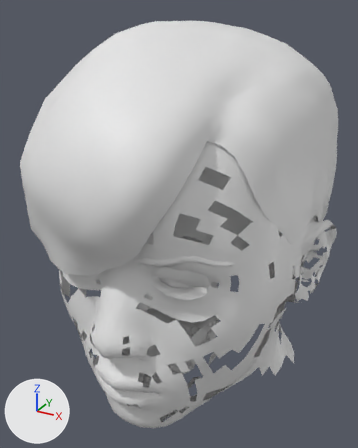
Before and after pictures for a commit that changed the glTF model data/sources/visage/Resources/Faces/kenji.glb.
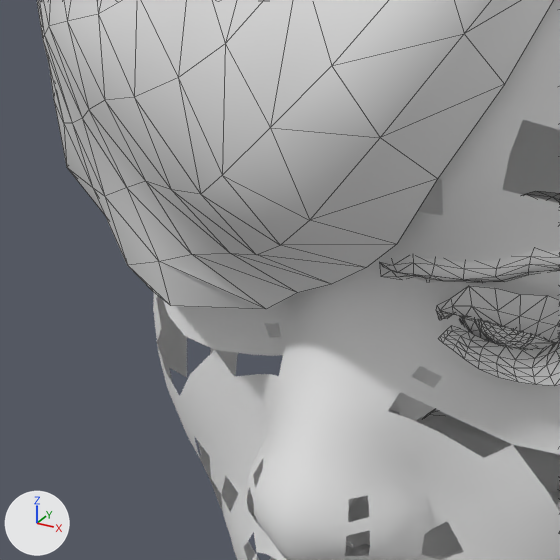
Each version is shown whole from a 50 mm lens placed at (0.1342, -0.3179, 1.6547), pointed at (-0.0124, -0.0514, 1.5214), then close up on the part from 3% to 54% of the width and 39% to 80% of the height. Arrows for +X, +Y and +Z are at lower left; the lights stay in place. The older version's two pictures come first. The close-ups show mesh edges as thin lines. Where no turn or scale is listed for an object, it has been applied to the vertices.

Names of what the first close-up shows: 'kenji.eyebrows', 'kenji.eyelashes', 'kenji.eyes', 'kenji.hair', 'kenji.head', 'kenji.teeth' and 1 more.
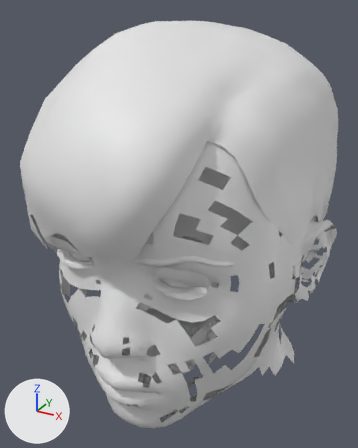
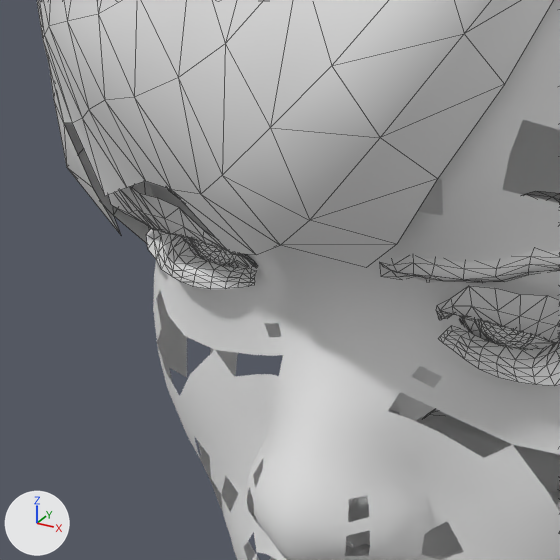
What differs and where, as boxes (x1, y1, x2, y2) in the close-ups (560 x 560 px):
part 1 of me_short03, deleted: before (64, 123, 366, 309)

What changed in the scene script:
```text
Change me_short03:
    used by ob_kenji_hair; location = (0.0, 0.0, 0.0)
    remove me_short03.from_pydata(...)  # 1011 vertices, 1922 faces; spans x -0.095..0.078, y -0.161..0.07, z 1.433..1.647
    add me_short03.from_pydata(...)  # 1002 vertices, 1898 faces; spans x -0.095..0.078, y -0.161..0.07, z 1.433..1.647
    me_short03 part 1
    9 vertices are removed from x -0.048..0.004, y -0.149..-0.131, z 1.519..1.539
    24 faces are deleted
```
